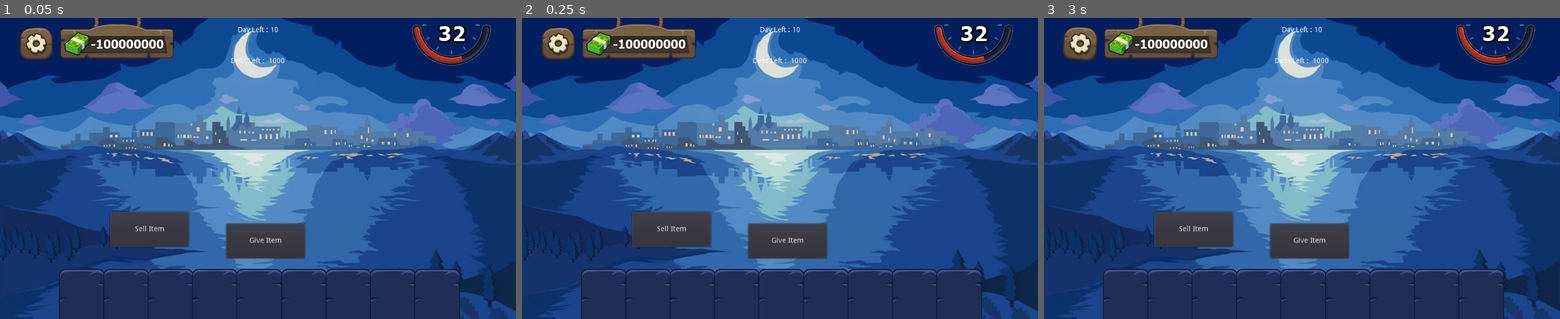
Above: before the commit, frames 1-3 (left to right).
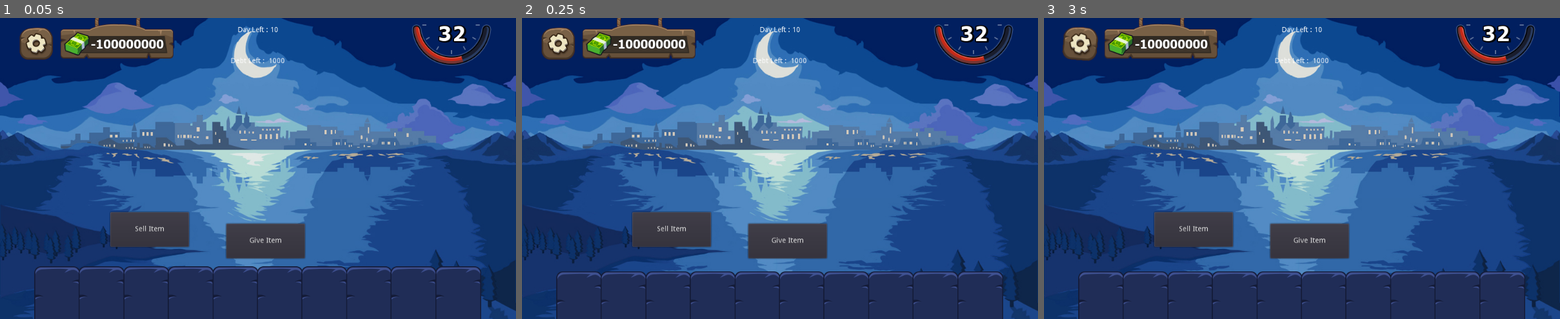
Above: after the commit, the same moments.

Repository: BanksiaGames/Project_BanksiaCliche
Game: Godot game, scene res://Scenes/Main.tscn
Same seed, same stepped clock (60 frames per second), same inputs: the game is played once before the commit and once after it. The project has no main scene, so this scene is started directly.
Inputs (mouse positions are in pixels of both pictures, inside the frame that each line leads up to):
- Up to frame 1 (0.05 s): no input
- Up to frame 2 (0.25 s): no input
- Up to frame 3 (3 s): click (1080, 42) at 0.5 s; click "Give Item" at 1.25 s; click "Sell Item" at 2 s; tap Enter at 2.75, 2.85 s; move the mouse to (1415, 153) at 2.77 s; hold Up from 2.78 s (still down); click (1415, 153) at 2.92 s

The runs differ from the first frame. In frame 1, 2.8% of the frame differs, in the area x 6-94%, y 0-100%; in frame 2, 2.7%; in frame 3, 2.7%.

Commit message:
Inventory WIP

Diff:
--- a/Game_Cliche/Scripts/InventorySlot.gd
+++ b/Game_Cliche/Scripts/InventorySlot.gd
@@ -8,6 +8,9 @@
 export var normalTexture : Texture
 export var hoverTexture : Texture
 
+export var interactBGTexture1 : Texture
+export var interactBGTexture2 : Texture
+
 # Called when the node enters the scene tree for the first time.
 func _ready():
 	pass # Replace with function body.
@@ -17,13 +20,40 @@
 #func _process(delta):
 #	pass
 
+var bShowInteract = false
+
+func _process(delta):
+	if $Interact.visible != bShowInteract:
+		if bShowInteract:
+			ShowInteract()
+		else:
+			HideInteract()
+
+
+func ShowInteract():
+	$TextureRect.texture = hoverTexture
+	$Interact.show()
+	$AnimationPlayer.play("InventorySlotHovered")
+
+func HideInteract():
+	$TextureRect.texture = normalTexture
+	$Interact.hide()
+	$AnimationPlayer.play_backwards("InventorySlotHovered")
 
 func _on_InventorySlot_mouse_entered():
-	$TextureRect.texture = hoverTexture
-	$TextureRect2.show()
-
-
+	bShowInteract = true
 
 func _on_InventorySlot_mouse_exited():
-	$TextureRect.texture = normalTexture
-	$TextureRect2.hide()
+	bShowInteract = false
+
+func _on_Interact_mouse_entered():
+	bShowInteract = true
+
+func _on_Interact_mouse_exited():
+	bShowInteract = false
+
+func _on_TextureButton_Sell_mouse_entered():
+	bShowInteract = true
+
+func _on_TextureButton_Throw_mouse_entered():
+	bShowInteract = true
--- a/Game_Cliche/UIScenes/InventorySlot.tscn
+++ b/Game_Cliche/UIScenes/InventorySlot.tscn
@@ -1,15 +1,73 @@
-[gd_scene load_steps=5 format=2]
+[gd_scene load_steps=14 format=2]
 
 [ext_resource path="res://Textures/UI/Button_Item1.png" type="Texture" id=1]
 [ext_resource path="res://Scripts/InventorySlot.gd" type="Script" id=2]
 [ext_resource path="res://Textures/UI/Button_Item2.png" type="Texture" id=3]
-[ext_resource path="res://Textures/UI/BG_Dialogue.png" type="Texture" id=4]
+[ext_resource path="res://Textures/UI/Button_Sell2.png" type="Texture" id=4]
+[ext_resource path="res://Textures/UI/Button_Sell1.png" type="Texture" id=5]
+[ext_resource path="res://Textures/UI/Frame_Interact2.png" type="Texture" id=6]
+[ext_resource path="res://Textures/UI/Button_Throw1.png" type="Texture" id=7]
+[ext_resource path="res://Textures/UI/Button_Throw2.png" type="Texture" id=8]
+[ext_resource path="res://Fonts/tahomabd.ttf" type="DynamicFontData" id=9]
+
+[sub_resource type="DynamicFontData" id=1]
+font_path = "res://Fonts/tahomabd.ttf"
+
+[sub_resource type="DynamicFont" id=2]
+size = 22
+outline_size = 1
+outline_color = Color( 0.705882, 0.454902, 0.152941, 1 )
+font_data = SubResource( 1 )
+
+[sub_resource type="DynamicFont" id=3]
+size = 22
+outline_size = 1
+outline_color = Color( 0.156863, 0.376471, 0.698039, 1 )
+font_data = ExtResource( 9 )
+
+[sub_resource type="Animation" id=4]
+resource_name = "InventorySlotHovered"
+length = 0.1
+tracks/0/type = "value"
+tracks/0/path = NodePath("TextureRect:anchor_bottom")
+tracks/0/interp = 1
+tracks/0/loop_wrap = true
+tracks/0/imported = false
+tracks/0/enabled = true
+tracks/0/keys = {
+"times": PoolRealArray( 0, 0.1 ),
+"transitions": PoolRealArray( 1, 1 ),
+"update": 0,
+"values": [ 0.5, 0.35 ]
+}
+tracks/1/type = "value"
+tracks/1/path = NodePath("TextureRect:anchor_top")
+tracks/1/interp = 1
+tracks/1/loop_wrap = true
+tracks/1/imported = false
+tracks/1/enabled = true
+tracks/1/keys = {
+"times": PoolRealArray( 0, 0.1 ),
+"transitions": PoolRealArray( 1, 1 ),
+"update": 0,
+"values": [ 0.5, 0.35 ]
+}
+tracks/2/type = "value"
+tracks/2/path = NodePath("Interact:rect_scale")
+tracks/2/interp = 1
+tracks/2/loop_wrap = true
+tracks/2/imported = false
+tracks/2/enabled = true
+tracks/2/keys = {
+"times": PoolRealArray( 0, 0.1 ),
+"transitions": PoolRealArray( 1, 1 ),
+"update": 0,
+"values": [ Vector2( 0, 0 ), Vector2( 1, 1 ) ]
+}
 
 [node name="InventorySlot" type="Control"]
 anchor_right = 1.0
 anchor_bottom = 1.0
-margin_right = -1024.0
-margin_bottom = -600.0
 size_flags_horizontal = 3
 size_flags_vertical = 3
 script = ExtResource( 2 )
@@ -17,16 +75,92 @@
 hoverTexture = ExtResource( 3 )
 
 [node name="TextureRect" type="TextureRect" parent="."]
-margin_right = 40.0
-margin_bottom = 40.0
+anchor_left = 0.5
+anchor_top = 0.5
+anchor_right = 0.5
+anchor_bottom = 0.5
+margin_left = -45.5
+margin_top = -54.5
+margin_right = 45.5
+margin_bottom = 54.5
 texture = ExtResource( 1 )
 
-[node name="TextureRect2" type="TextureRect" parent="."]
+[node name="Interact" type="Control" parent="."]
+anchor_left = 0.5
+anchor_top = 0.5
+anchor_right = 0.5
+anchor_bottom = 0.5
+margin_left = -102.5
+margin_top = -200.0
+margin_right = 102.5
+margin_bottom = -50.0
+rect_scale = Vector2( 1e-05, 1e-05 )
+rect_pivot_offset = Vector2( 102, 100 )
+__meta__ = {
+"_edit_group_": true
+}
+
+[node name="TextureRect2" type="TextureRect" parent="Interact"]
+anchor_left = 0.5
+anchor_top = 0.5
+anchor_right = 0.5
+anchor_bottom = 0.5
+margin_left = -102.5
+margin_top = -42.5
+margin_right = 102.5
+margin_bottom = 42.5
+texture = ExtResource( 6 )
+stretch_mode = 4
+
+[node name="HBoxContainer" type="HBoxContainer" parent="Interact"]
+anchor_left = 0.5
+anchor_top = 0.5
+anchor_right = 0.5
+anchor_bottom = 0.5
+margin_left = -100.0
+margin_top = -28.5
+margin_right = 100.0
+margin_bottom = 20.5
+custom_constants/separation = 10
+alignment = 1
+
+[node name="TextureButton_Sell" type="TextureButton" parent="Interact/HBoxContainer"]
+margin_left = 56.0
+margin_right = 143.0
+margin_bottom = 49.0
+texture_normal = ExtResource( 5 )
+texture_pressed = ExtResource( 4 )
+
+[node name="Label" type="Label" parent="Interact/HBoxContainer/TextureButton_Sell"]
+margin_right = 87.0
+margin_bottom = 49.0
+custom_fonts/font = SubResource( 2 )
+text = "sell"
+align = 1
+valign = 1
+
+[node name="TextureButton_Throw" type="TextureButton" parent="Interact/HBoxContainer"]
 visible = false
-margin_left = -31.0
-margin_top = -94.0
-margin_right = 132.0
-texture = ExtResource( 4 )
+margin_left = 105.0
+margin_right = 192.0
+margin_bottom = 49.0
+texture_normal = ExtResource( 7 )
+texture_pressed = ExtResource( 8 )
+
+[node name="Label" type="Label" parent="Interact/HBoxContainer/TextureButton_Throw"]
+margin_right = 87.0
+margin_bottom = 49.0
+custom_fonts/font = SubResource( 3 )
+text = "throw"
+align = 1
+valign = 1
+
+[node name="AnimationPlayer" type="AnimationPlayer" parent="."]
+anims/InventorySlotHovered = SubResource( 4 )
 
 [connection signal="mouse_entered" from="." to="." method="_on_InventorySlot_mouse_entered"]
 [connection signal="mouse_exited" from="." to="." method="_on_InventorySlot_mouse_exited"]
+[connection signal="mouse_entered" from="Interact" to="." method="_on_Interact_mouse_entered"]
+[connection signal="mouse_exited" from="Interact" to="." method="_on_Interact_mouse_exited"]
+[connection signal="mouse_entered" from="Interact/HBoxContainer/TextureButton_Sell" to="." method="_on_TextureButton_Sell_mouse_entered"]
+[connection signal="mouse_entered" from="Interact/HBoxContainer/TextureButton_Throw" to="." method="_on_TextureButton_Throw_mouse_entered"]
--- a/Game_Cliche/UIScenes/MainHUD.tscn
+++ b/Game_Cliche/UIScenes/MainHUD.tscn
@@ -9,6 +9,7 @@
 [ext_resource path="res://Textures/UI/ProgressBar_Time2.png" type="Texture" id=7]
 [ext_resource path="res://Textures/UI/ProgressBar_Time1.png" type="Texture" id=8]
 [ext_resource path="res://UIScenes/InventorySlot.tscn" type="PackedScene" id=9]
+[ext_resource path="res://Textures/UI/Frame_Rope.png" type="Texture" id=10]
 
 [sub_resource type="Animation" id=1]
 resource_name = "Button_SettingPressed"
@@ -61,6 +62,7 @@
 script = ExtResource( 1 )
 
 [node name="GameOver" type="CanvasLayer" parent="."]
+visible = false
 
 [node name="Label_GameOver" type="Label" parent="GameOver"]
 anchor_left = 0.5
@@ -81,6 +83,7 @@
 text = "NewGame"
 
 [node name="InGame" type="CanvasLayer" parent="."]
+visible = false
 
 [node name="ButtonGive" type="Button" parent="InGame"]
 margin_left = 449.0
@@ -180,6 +183,22 @@
 margin_left = 120.0
 margin_right = 346.0
 margin_bottom = 81.0
+
+[node name="TextureRect2" type="TextureRect" parent="DebtAmount"]
+margin_left = 67.0
+margin_top = -61.0
+margin_right = 80.0
+margin_bottom = 37.0
+texture = ExtResource( 10 )
+stretch_mode = 2
+
+[node name="TextureRect3" type="TextureRect" parent="DebtAmount"]
+margin_left = 149.0
+margin_top = -61.0
+margin_right = 162.0
+margin_bottom = 37.0
+texture = ExtResource( 10 )
+stretch_mode = 2
 
 [node name="TextureRect" type="TextureRect" parent="DebtAmount"]
 margin_right = 40.0
@@ -237,16 +256,17 @@
 anchor_top = 1.0
 anchor_right = 0.5
 anchor_bottom = 1.0
-margin_left = -395.0
-margin_top = -100.0
-margin_right = 395.0
+margin_left = -440.0
+margin_top = -90.0
+margin_right = 440.0
+margin_bottom = 10.0
 grow_horizontal = 2
 alignment = 1
 __meta__ = {
 "_edit_group_": true
 }
 
-[node name="InventorySlot" parent="HBoxContainer" instance=ExtResource( 9 )]
+[node name="InventorySlot1" parent="HBoxContainer" instance=ExtResource( 9 )]
 anchor_right = 0.0
 anchor_bottom = 0.0
 margin_right = 84.0
@@ -263,49 +283,56 @@
 anchor_right = 0.0
 anchor_bottom = 0.0
 margin_left = 176.0
-margin_right = 260.0
+margin_right = 261.0
 margin_bottom = 100.0
 
 [node name="InventorySlot4" parent="HBoxContainer" instance=ExtResource( 9 )]
 anchor_right = 0.0
 anchor_bottom = 0.0
-margin_left = 264.0
-margin_right = 348.0
+margin_left = 265.0
+margin_right = 349.0
 margin_bottom = 100.0
 
 [node name="InventorySlot5" parent="HBoxContainer" instance=ExtResource( 9 )]
 anchor_right = 0.0
 anchor_bottom = 0.0
-margin_left = 352.0
-margin_right = 437.0
+margin_left = 353.0
+margin_right = 438.0
 margin_bottom = 100.0
 
 [node name="InventorySlot6" parent="HBoxContainer" instance=ExtResource( 9 )]
 anchor_right = 0.0
 anchor_bottom = 0.0
-margin_left = 441.0
-margin_right = 525.0
+margin_left = 442.0
+margin_right = 526.0
 margin_bottom = 100.0
 
 [node name="InventorySlot7" parent="HBoxContainer" instance=ExtResource( 9 )]
 anchor_right = 0.0
 anchor_bottom = 0.0
-margin_left = 529.0
-margin_right = 613.0
+margin_left = 530.0
+margin_right = 614.0
 margin_bottom = 100.0
 
 [node name="InventorySlot8" parent="HBoxContainer" instance=ExtResource( 9 )]
 anchor_right = 0.0
 anchor_bottom = 0.0
-margin_left = 617.0
-margin_right = 701.0
+margin_left = 618.0
+margin_right = 703.0
 margin_bottom = 100.0
 
 [node name="InventorySlot9" parent="HBoxContainer" instance=ExtResource( 9 )]
 anchor_right = 0.0
 anchor_bottom = 0.0
-margin_left = 705.0
-margin_right = 790.0
+margin_left = 707.0
+margin_right = 791.0
+margin_bottom = 100.0
+
+[node name="InventorySlot10" parent="HBoxContainer" instance=ExtResource( 9 )]
+anchor_right = 0.0
+anchor_bottom = 0.0
+margin_left = 795.0
+margin_right = 880.0
 margin_bottom = 100.0
 
 [connection signal="button_down" from="TextureButton" to="TextureButton" method="_on_TextureButton_button_down"]
Binary file added: Game_Cliche/Textures/UI/Button_Negative1.png
Not shown, added: Game_Cliche/Textures/UI/Button_Negative1.png.import
Binary file added: Game_Cliche/Textures/UI/Button_Negative2.png
Not shown, added: Game_Cliche/Textures/UI/Button_Negative2.png.import
Binary file added: Game_Cliche/Textures/UI/Button_Positive1.png
Not shown, added: Game_Cliche/Textures/UI/Button_Positive1.png.import
Binary file added: Game_Cliche/Textures/UI/Button_Positive2.png
Not shown, added: Game_Cliche/Textures/UI/Button_Positive2.png.import
Binary file added: Game_Cliche/Textures/UI/Button_Sell1.png
Not shown, added: Game_Cliche/Textures/UI/Button_Sell1.png.import
Binary file added: Game_Cliche/Textures/UI/Button_Sell2.png
Not shown, added: Game_Cliche/Textures/UI/Button_Sell2.png.import
(and 26 more such lines)
